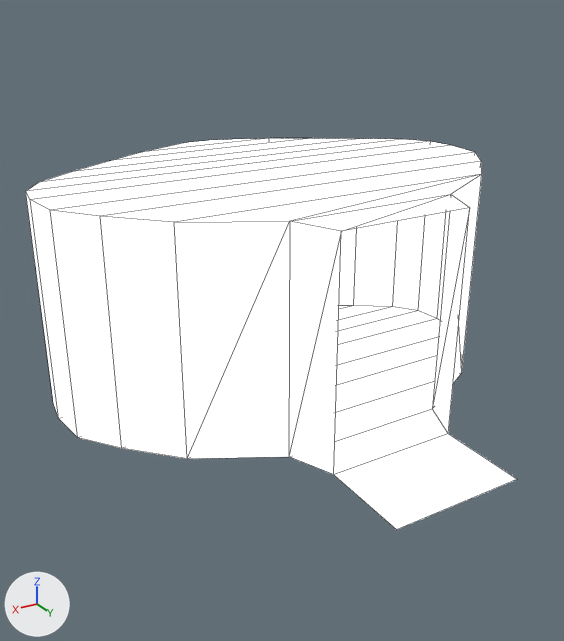
An edit to the FBX model Assets/Art/Environment/Doors/DoorMask.fbx, drawn before and after from the same camera.
One viewpoint serves both versions: a 50 mm camera at (4.55, 4.85, 4.46) aimed at (0.3, -2.24, 0.92). Lighting does not change. The marker at lower left points along +X, +Y and +Z. Mesh edges are drawn as thin lines. Where no turn or scale is listed for an object, it has been applied to the vertices.

The first picture shows 'MaskMesh'.
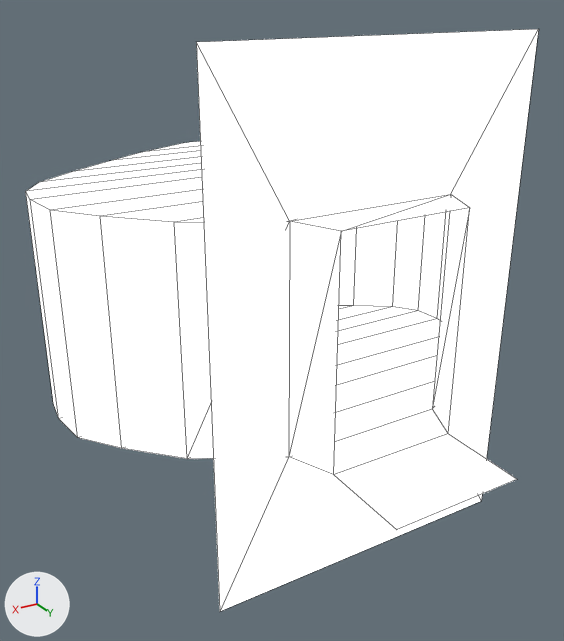
Where the change shows, as pixel boxes [x1, y1, x2, y2] in the pictures (564 x 641 px):
'MaskMesh', reshaped (49% taller)
    before: [26, 138, 516, 529]
    after: [26, 29, 538, 611]
part 1 of me_doorframe_interior, added
    after: [196, 29, 538, 611]

The edits, one by one:
me_doorframe_interior has 50 vertices, 52 faces and spans x -2.77..2.77, y -4.96..0.5, z 0.0..2.5.
me_doorframe_interior is used by ob_maskmesh; location (0.0, 0.0, 0.0).
Verts and faces of me_doorframe_interior; kept vertices keep their numbers, new ones are numbered from 50.
Before the commit, vertices of me_doorframe_interior: 8 (0.96, -0.99, 2.5) at pixel (289, 221), 9 (0.96, -0.99, 0.0) at pixel (288, 456), 10 (-0.96, -0.99, 2.5) at pixel (450, 194), 11 (-0.96, -0.99, 0.0) at pixel (432, 408).
Part 1, on me_doorframe_interior:
New vertex 50 is at (1.86, -0.91, 4.06), pixel (196, 41).
New vertex 51 is at (1.86, -0.91, -1.56), pixel (219, 611).
New vertex 52 is at (-1.86, -0.91, 4.06), pixel (538, 28).
New vertex 53 is at (-1.86, -0.91, -1.56), pixel (481, 501).
New faces: (9, 51, 53, 11), (10, 11, 53, 52), (8, 10, 52, 50), (8, 50, 51, 9).
